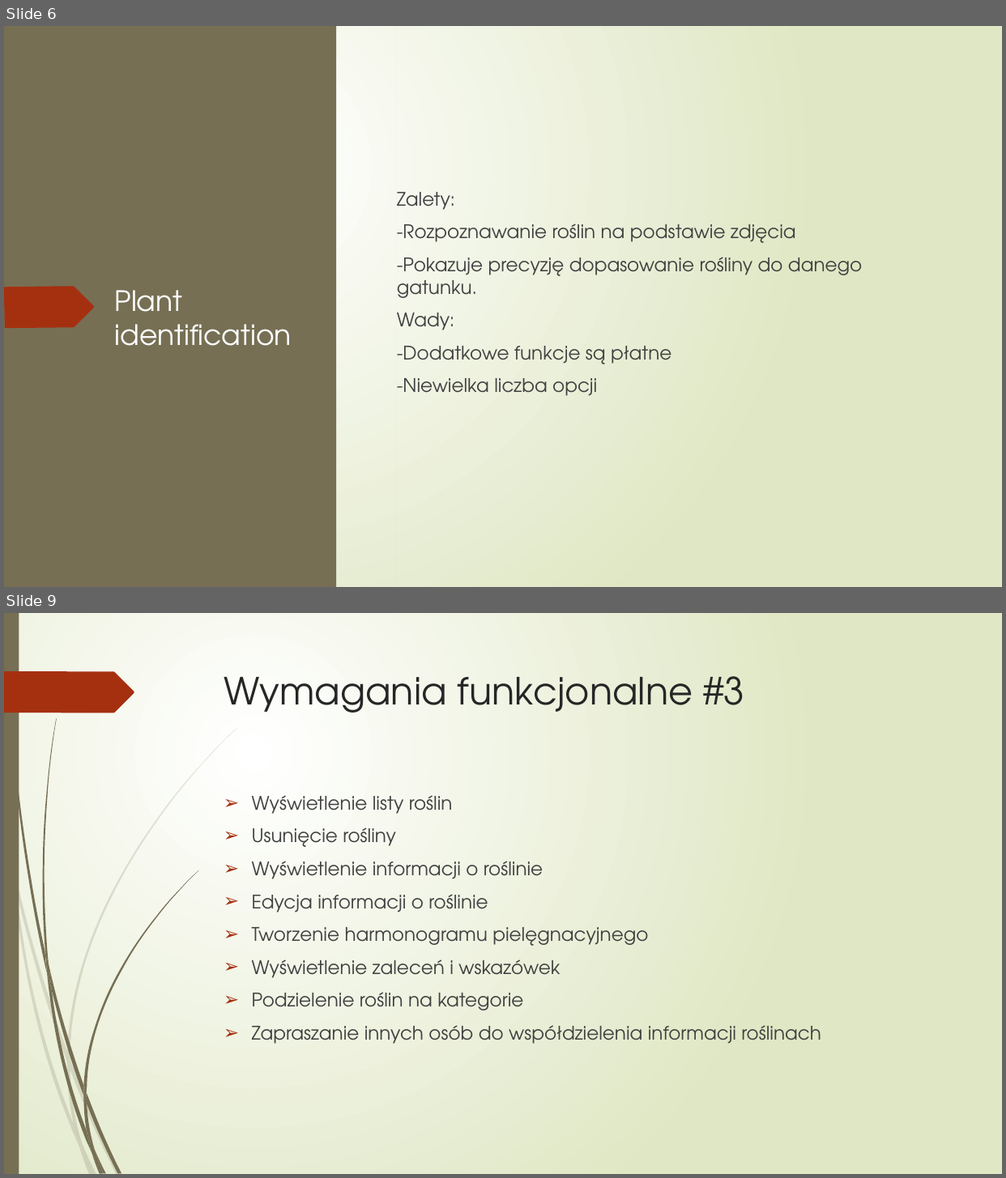
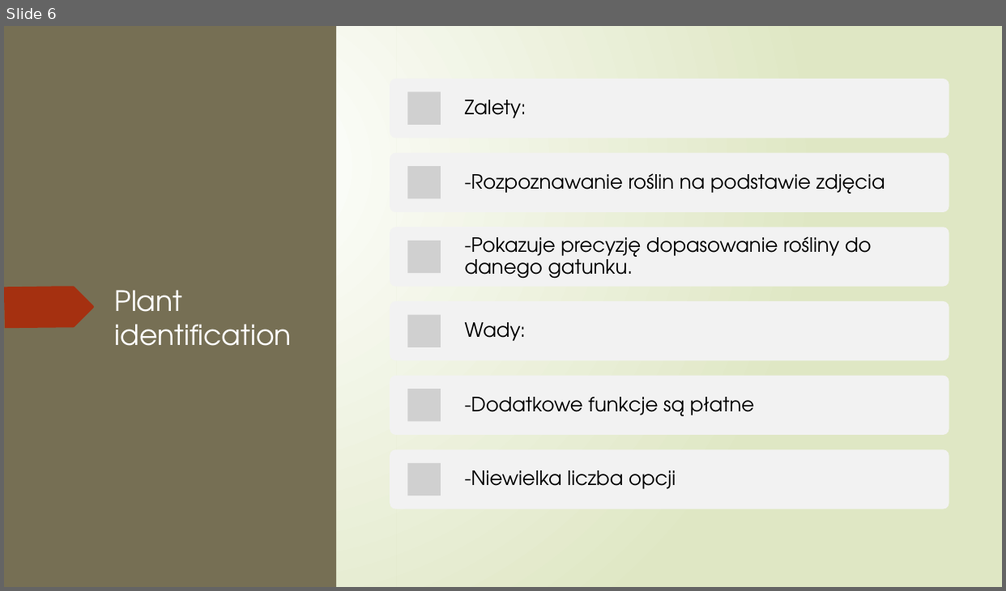
Before and after one commit to 247659/Plantify, a slide deck: Plantify.pptx. Shown one above the other, each under a label of ours: slides 6 and 9 before the commit, slide 6 after it; the slides between them are not shown. The pictures are 1006x1178 and 1006x591 pixels, drawn with LibreOffice and Linux fonts; fonts in the diff are those of the drawing; grey boxes stand for pictures. Boxes give left, top, right and bottom in pixels: in the first picture for what was removed or moved away, otherwise in the second. Text is boxed around its words. In the diff, an @@ line names an element or a change of style, - is before the commit and + after.

```diff
--- a/Plantify.pptx
+++ b/Plantify.pptx
@@ slide 9 removed at box(4, 613, 1002, 1174), background gradient #FFFFFF to #DFE8C4; not listed: 12 template elements that a slide beside it also shows @@
@@ title removed at box(224, 676, 744, 713) @@
-Wymagania funkcjonalne #3
@@ text removed at box(252, 795, 820, 1044) @@
-➢ Wyświetlenie listy roślin
-➢ Usunięcie rośliny
-➢ Wyświetlenie informacji o roślinie
-➢ Edycja informacji o roślinie
-➢ Tworzenie harmonogramu pielęgnacyjnego
-➢ Wyświetlenie zaleceń i wskazówek
-➢ Podzielenie roślin na kategorie
-➢ Zapraszanie innych osób do współdzielenia informacji roślinach
@@ group removed at box(12, 727, 237, 1148): 5 freeform shapes @@
@@ group removed at box(42, 718, 198, 1153): 7 freeform shapes @@
@@ slide 6 changed as well @@
@@ text removed at box(397, 192, 862, 396) @@
-Zalety:
--Rozpoznawanie roślin na podstawie zdjęcia
--Pokazuje precyzję dopasowanie rośliny do danego gatunku.
-Wady:
--Dodatkowe funkcje są płatne
--Niewielka liczba opcji
@@ group added at box(390, 79, 948, 509): 6 rounded rectangles, 6 pictures, 6 texts @@
+Zalety:
+-Rozpoznawanie roślin na podstawie zdjęcia
+-Pokazuje precyzję dopasowanie rośliny do danego gatunku.
+Wady:
+-Dodatkowe funkcje są płatne
+-Niewielka liczba opcji
```
Also in this commit, not shown: 17 other slides changed, 4 slides added, 9 other slides removed, 10 other files.
